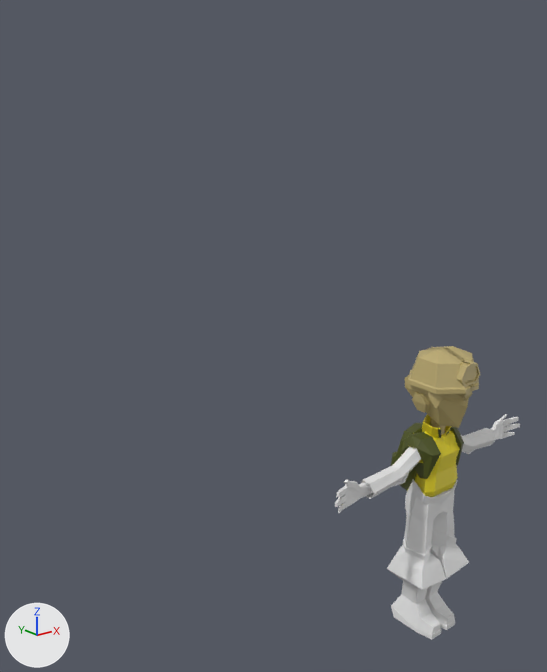
One commit to the Blender file PhobiaGame/Assets/modelos/MC.blend: the scene before it, then after it.
Both versions are drawn from a camera (50 mm lens) standing at (-2.8, -2.22, 2.71) and looking at (-0.47, 0.69, 1.55). Every picture has the same lights, and +X, +Y and +Z are marked at lower left.

Objects in the first picture: 'CABEZA', 'brazos', 'piernas', 'torso'.
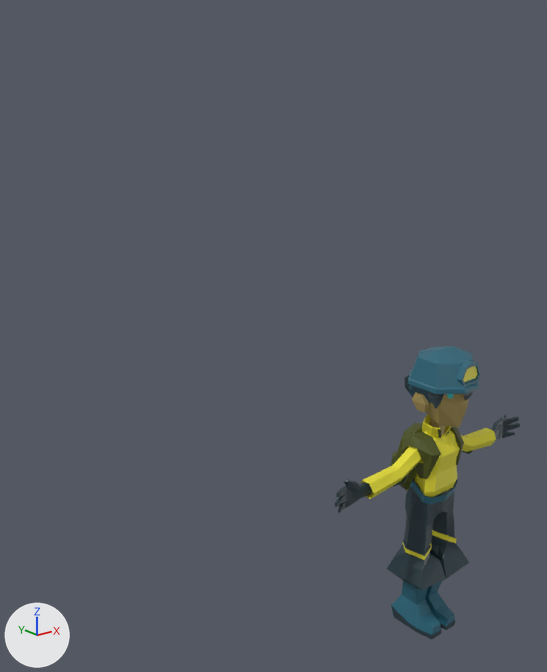
Pixel boxes [x1, y1, x2, y2] of what changed, in the pictures (547 x 672 px):
part 1 of me_cube_001, recoloured (white to cyan): [387, 479, 469, 590] in both
part 2 of me_cube_001, recoloured: [391, 605, 455, 639] in both
part 3 of me_cube_001, recoloured (white to yellow): [403, 530, 456, 560] in both
part 4 of me_cube_001, recoloured (white to cyan): [391, 581, 455, 635] in both
part 5 of me_cube_001, recoloured (white to cyan): [410, 480, 457, 504] in both
part 6 of me_cube_003, recoloured (white to yellow): [392, 435, 473, 479] in both
part 7 of me_cube_003, recoloured (white to yellow): [360, 428, 496, 499] in both
part 8 of me_cube_003, recoloured: [335, 414, 520, 513] in both
part 9 of me_cube_003, recoloured: [372, 450, 474, 493] in both
part 10 of me_icosphere, cut back: [421, 346, 479, 408] in both
part 11 of me_icosphere, surface changed: [409, 385, 469, 428] in both
part 12 of me_icosphere, recoloured (yellow to cyan): [408, 346, 480, 394] in both
part 13 of me_icosphere, recoloured: [463, 366, 478, 382] in both
part 14 of me_icosphere, recoloured: [405, 375, 472, 400] in both

Diff of the bpy script that builds the scene:
```diff
--- a/PhobiaGame/Assets/modelos/MC.blend.py
+++ b/PhobiaGame/Assets/modelos/MC.blend.py
@@ mat_azulverde @@
+mat_azulverde = principled_material('azulVerde')
+mat_azulverde.base_color = (0.0211, 0.13, 0.188)  # dark cyan #286578
@@ me_cube_001 @@
 me_cube_001.from_pydata(...)  # 210 vertices, 196 faces, 1 loose edge; spans x -0.187..0.001, y -0.154..0.12, z 0.024..0.882
 # used by ob_piernas; location = (0.0, 0.0, 0.0)
+# me_cube_001 part 1: 115 of the faces centred in x -0.168..0.0, y -0.125..0.103, z 0.308..0.881 switch from mat_material (white #e7e7e7) to mat_azul (dark cyan #243840)
+# me_cube_001 part 2: 29 of the faces centred in x -0.115..-0.001, y -0.154..0.107, z 0.025..0.055 switch from mat_material (white #e7e7e7) to mat_azul (dark cyan #243840)
+# me_cube_001 part 3: 9 of the faces centred in x -0.138..-0.019, y -0.09..0.066, z 0.497..0.557 switch from mat_material (white #e7e7e7) to mat_amarillo (yellow #e7df32)
+# me_cube_001 part 4: 31 of the faces centred in x -0.115..0.0, y -0.153..0.118, z 0.037..0.226 switch from mat_material (white #e7e7e7) to mat_azulverde (dark cyan #286578)
+# me_cube_001 part 5: 12 of the faces centred in x -0.118..0.0, y -0.1..0.06, z 0.799..0.863 switch from mat_material (white #e7e7e7) to mat_azulverde (dark cyan #286578)
@@ me_cube_003 @@
 me_cube_003.from_pydata(...)  # 148 vertices, 139 faces; spans x -0.698..-0.04, y -0.048..0.049, z 0.909..1.127
 # used by ob_brazos; location = (0.0, 0.0, 0.0)
+# me_cube_003 part 6: all 25 faces centred in x -0.214..-0.043, y -0.036..0.035, z 0.978..1.125 switch from no material to mat_amarillo (yellow #e7df32)
+# me_cube_003 part 7: all 6 faces centred in x -0.373..-0.359, y -0.035..0.035, z 0.93..1.007 switch from no material to mat_amarillo (yellow #e7df32)
+# me_cube_003 part 8: 87 of the faces centred in x -0.696..-0.479, y -0.035..0.022, z 0.911..1.056 switch from no material to mat_azul (dark cyan #243840)
+# me_cube_003 part 9: 20 of the faces centred in x -0.414..-0.193, y -0.03..0.033, z 0.933..0.991 switch from no material to mat_azul (dark cyan #243840)
+me_cube_003.materials.append(mat_piel)  # yellow #bcab72
@@ me_icosphere @@
 # used by ob_cabeza; location = (-0.001, -0.039, 1.464)
-me_icosphere.from_pydata(...)  # 136 vertices, 105 faces; spans x -1.6..0.01, y -0.17..0.83, z -0.4..1.49
+me_icosphere.from_pydata(...)  # 122 vertices, 89 faces; spans x -1.6..0.0, y -0.17..0.83, z -0.4..1.49
+# me_icosphere part 10
+# 15 vertices are removed from x -0.11..0.0, y -0.08..0.21, z -0.2..-0.04
+# 20 faces are deleted
+# 16 vertices in x 0.01, y -0.17..0.17, z -0.06..0.11 move by (-0.01, 0.0, 0.0)
+# 1 vertex is added at (-0.12, -0.08, -0.12)
+# 4 new faces join them, mat_azul (dark cyan #243840)
+# me_icosphere part 11: 59 kept faces spanning x -0.16..0.0, y -0.17..0.22, z -0.4..0.11 get new texture (UV) coordinates
+# me_icosphere part 12: 32 faces spanning x -0.16..0.0, y -0.17..0.17, z -0.06..0.11 switch from mat_piel (yellow #bcab72) to mat_azulverde (dark cyan #286578)
+# me_icosphere part 13: 1 face spanning x -0.06..0.0, y -0.15, z -0.02..0.06 switches from mat_piel (yellow #bcab72) to mat_amarillo (yellow #e7df32)
+# me_icosphere part 14: 16 faces spanning x -0.15..0.0, y -0.15..0.22, z -0.21..-0.03 switch from mat_piel (yellow #bcab72) to mat_azul (dark cyan #243840)
+me_icosphere.materials.append(mat_amarillo)  # yellow #e7d624
```
